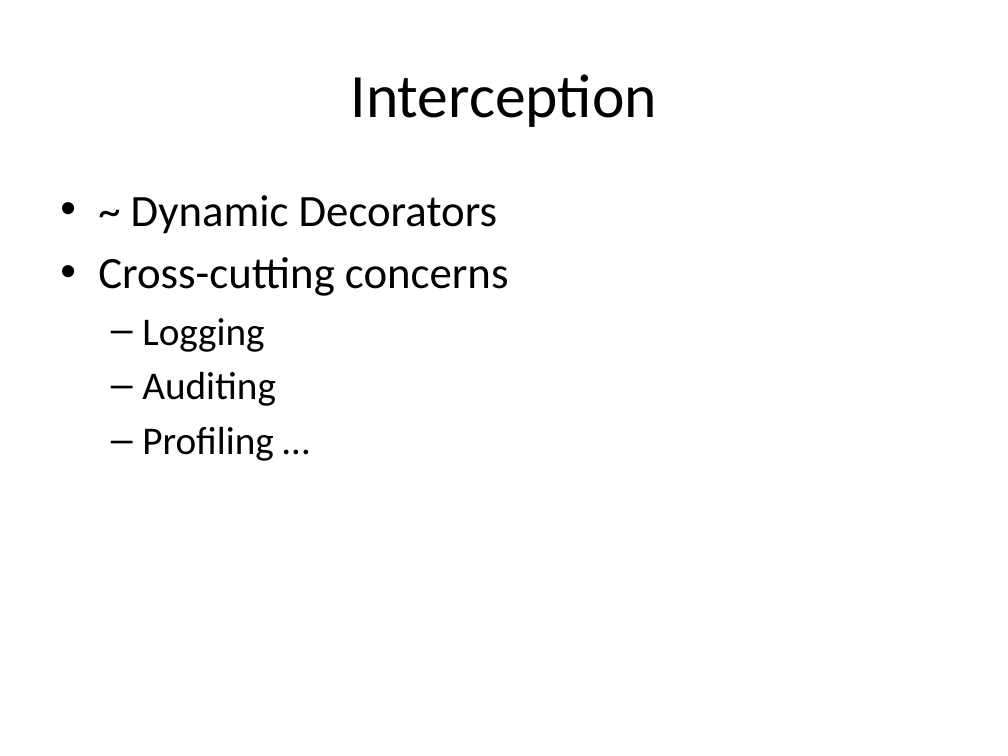
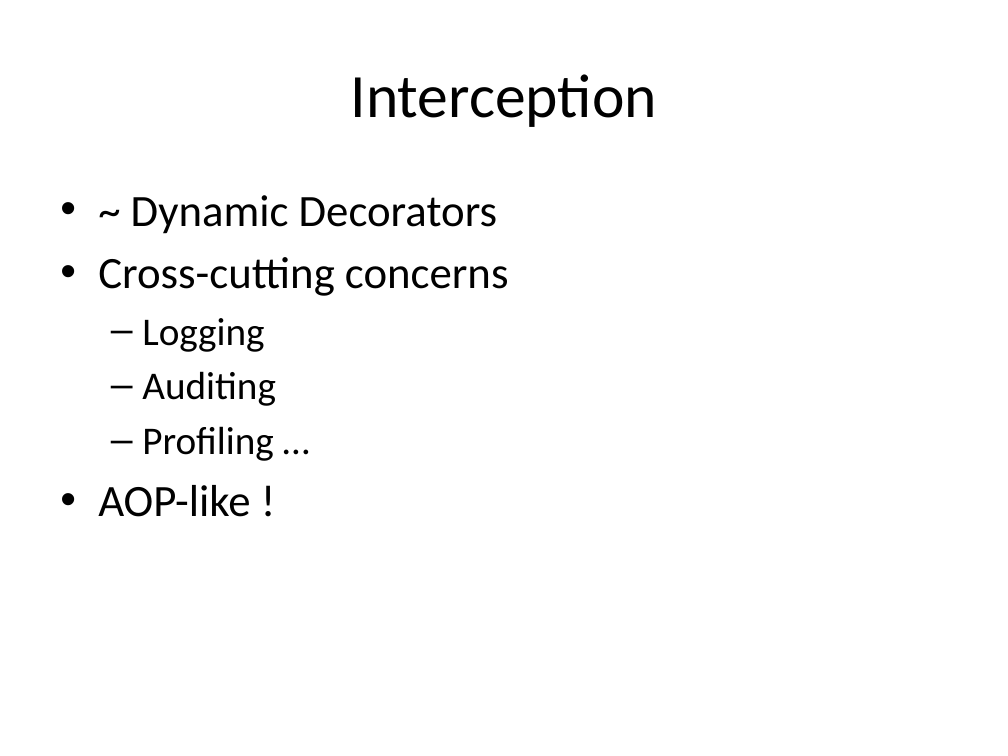
Before and after one commit to tsimbalar/DependencyInjectionTheRightWay, a slide deck: slide 41 of Dependency Injection - the right way.pptx. Drawn at 1008x756 pixels with LibreOffice and Linux fonts; fonts in the diff are those of the drawing. Boxes give left, top, right and bottom in pixels: in the first picture for what was removed or moved away, otherwise in the second. Text is boxed around its words. In the diff, an @@ line names an element or a change of style, - is before the commit and + after.

```diff
--- a/Dependency Injection - the right way.pptx
+++ b/Dependency Injection - the right way.pptx
@@ text at [98, 485, 250, 517]: paragraph added @@
+• AOP-like !
```
Also in this commit, not shown: 2 other slides changed, 4 slides added, 1 slide removed.
